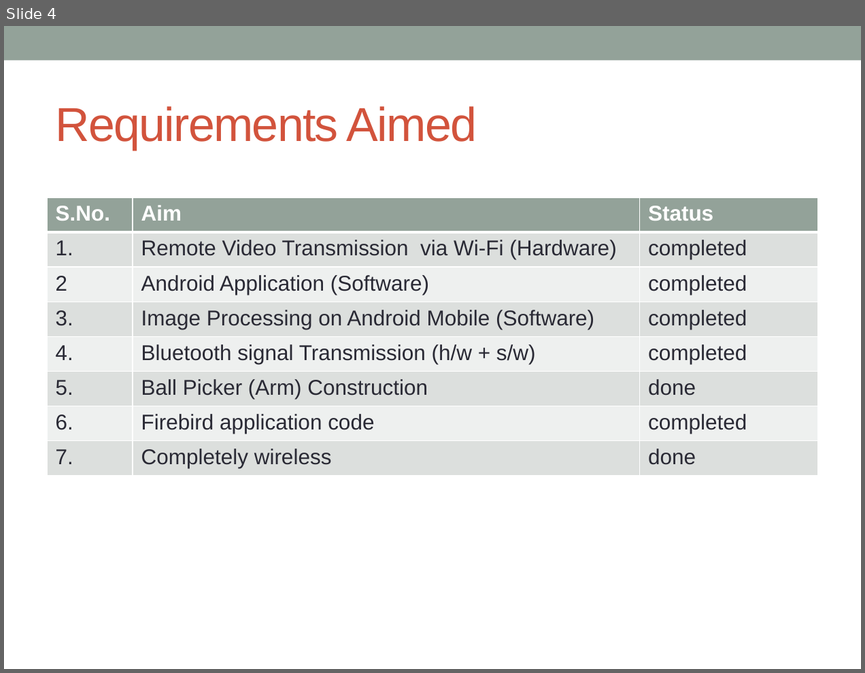
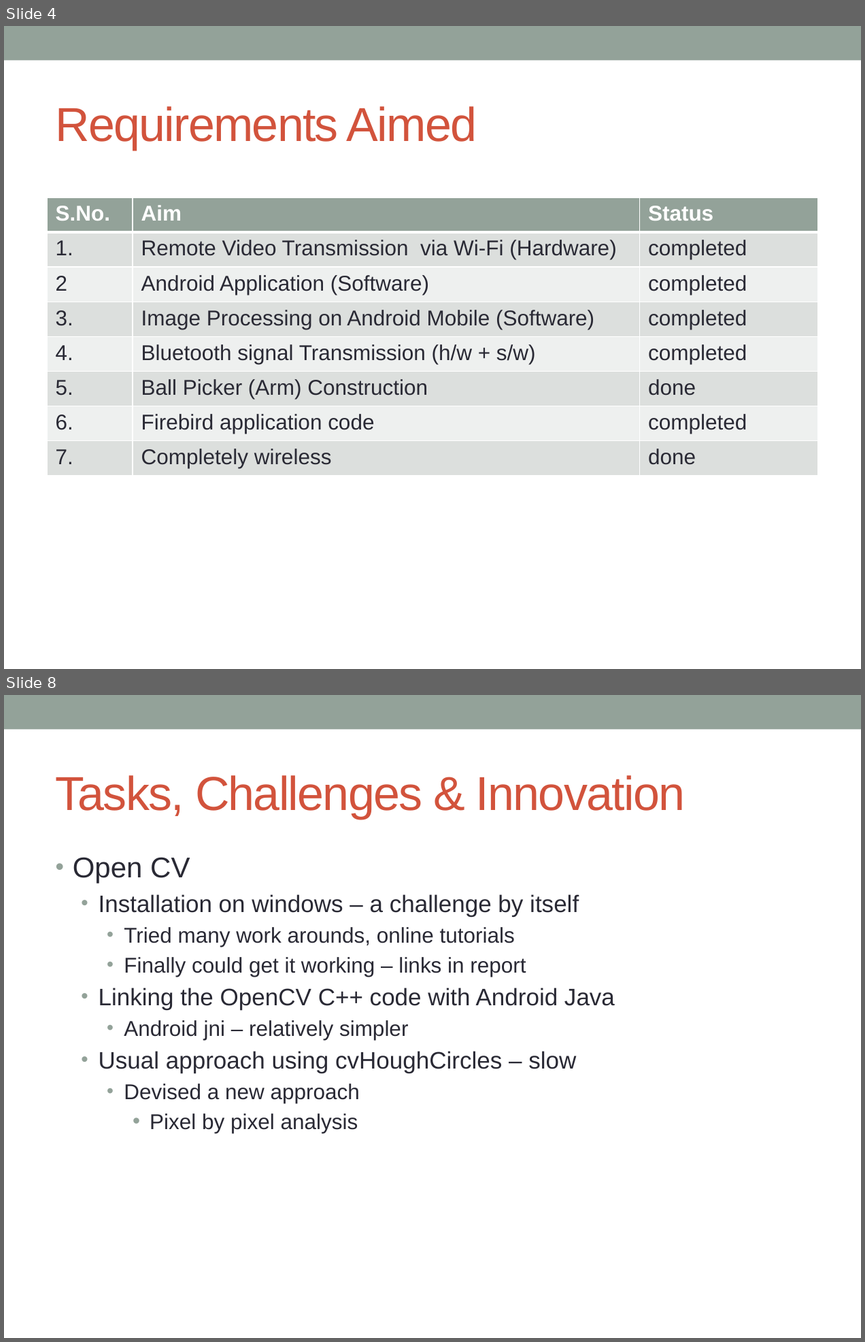
Before and after one commit to mintuhouse/AndroidBasedTennisBallCollector_group14_cs308_2012, a slide deck: Documentation/cs308_2012_team14_final_pres.pptx. Shown one above the other, each under a label of ours: slide 4 before the commit, slides 4 and 8 after it; the slides between them are not shown. The pictures are 865x673 and 865x1342 pixels, drawn with LibreOffice and Linux fonts; fonts in the diff are those of the drawing. Boxes give left, top, right and bottom in pixels: in the first picture for what was removed or moved away, otherwise in the second. Text is boxed around its words. In the diff, an @@ line names an element or a change of style, - is before the commit and + after.

```diff
--- a/Documentation/cs308_2012_team14_final_pres.pptx
+++ b/Documentation/cs308_2012_team14_final_pres.pptx
@@ slide 8 added at bbox=[4, 695, 861, 1338], background #FFFFFF; not listed: 1 template element that a slide beside it also shows @@
@@ title added at bbox=[56, 775, 685, 819], 40 pt, text #D2533C @@
+Tasks, Challenges & Innovation
@@ text added at bbox=[73, 857, 615, 1133], 18 pt, text #292934 @@
+• Open CV
+  • Installation on windows – a challenge by itself
+    • Tried many work arounds, online tutorials
+    • Finally could get it working – links in report
+  • Linking the OpenCV C++ code with Android Java
+    • Android jni – relatively simpler
+  • Usual approach using cvHoughCircles – slow
+    • Devised a new approach
+      • Pixel by pixel analysis
```
Also in this commit, not shown: 1 slide changed, 8 other slides added, 3 other files.
